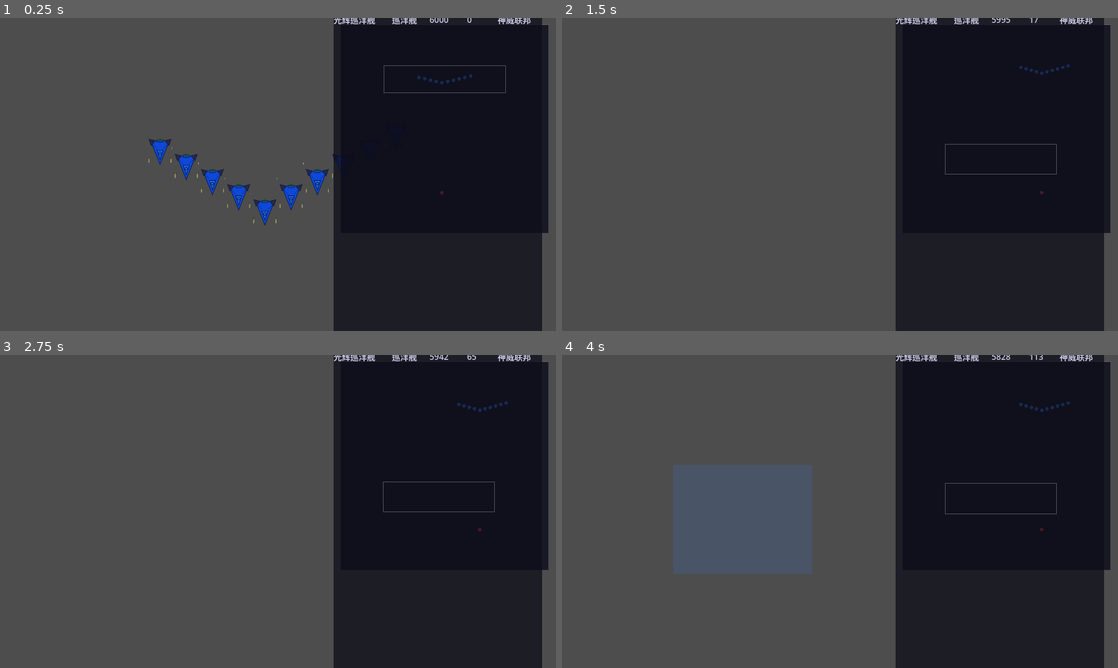
Above: before the commit, frames 1-4 (two rows, left to right).
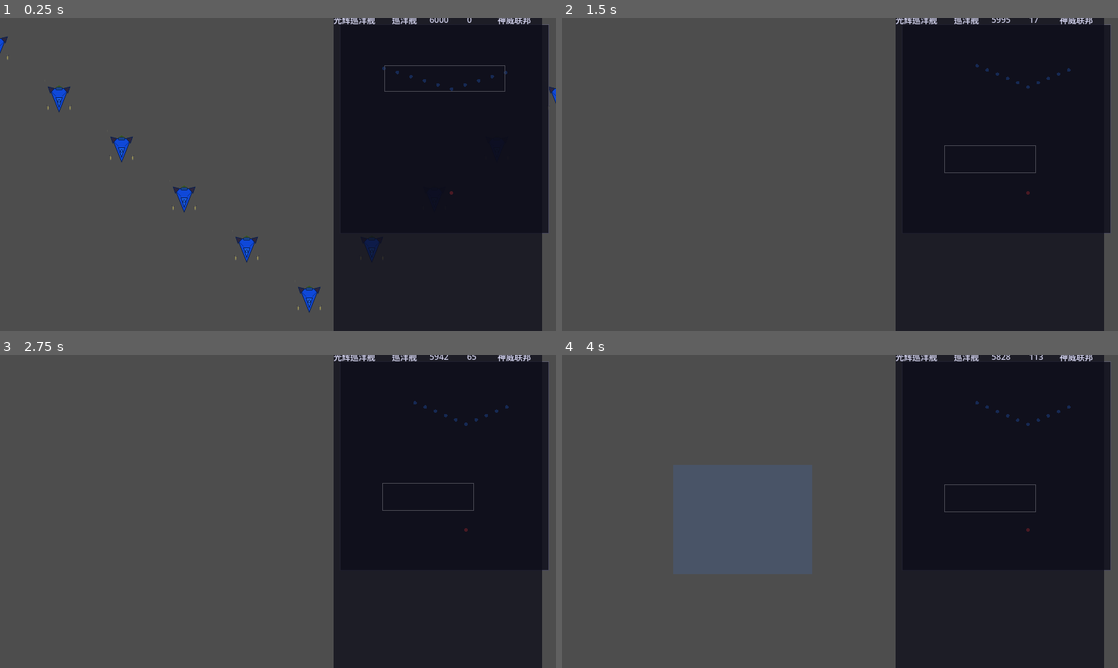
Above: after the commit, the same moments.

Repository: ZhanXuzhao/SpaceRTS
Game: Godot game, scene res://scenes/main.tscn
The game is run twice, just before and just after one commit, with the same random seed, the same clock (stepped at 60 frames per second) and the same inputs.
Inputs (mouse positions are in pixels of both pictures, inside the frame that each line leads up to):
- Up to frame 1 (0.25 s): no input
- Up to frame 2 (1.5 s): click (1001, 21) at 0.52 s; tap Enter at 1.25 s; move the mouse to (962, 158) at 1.27 s; hold W from 1.28 s (still down); tap R at 1.35 s; click (962, 158) at 1.42 s
- Up to frame 3 (2.75 s): release W at 2 s; tap Space at 2 s; drag from (166, 527) to (250, 574) at 2.02 s
- Up to frame 4 (4 s): move the mouse to (895, 442) at 2.77 s; hold W 2.78-3.5 s; tap H at 2.85 s; drag from (812, 574) to (673, 464) at 3.52 s

The runs differ from the first frame. In frame 1, 2.5% of the frame differs, in the area x 0-100%, y 5-94%; in frame 2, 0.3%; in frame 3, 0.3%; in frame 4, 0.3%.

Commit message:
统一初始化阵型与移动阵型逻辑

Diff:
--- a/scripts/main.gd
+++ b/scripts/main.gd
@@ -693,8 +693,35 @@
 
 const FORMATION_BASE_SPACING := 200.0
 
+## 计算 V 字阵型偏移量（相对于顶点）
+## sizes: 按尺寸降序排列的 _size_mult 数组
+## forward: V 字尖端指向方向
+## spacing: 基础间距
+## 返回与 sizes 顺序对应的偏移数组，[0] 在顶点
+static func _calc_v_formation_offsets(sizes: Array, forward: Vector2, spacing: float) -> Array[Vector2]:
+	var right := Vector2(forward.y, -forward.x)
+	var count = sizes.size()
+	var offsets: Array[Vector2] = []
+	offsets.append(Vector2.ZERO)  # 顶点（最大船）
+
+	var idx := 1
+	while idx < count:
+		var layer := (idx + 1) * 0.5  # 第几对，从 1 开始
+		var back = layer * spacing * 0.8
+		var spread = layer * spacing * 1.0
+		# 左翼
+		offsets.append(-forward * back - right * spread)
+		idx += 1
+		if idx < count:
+			# 右翼
+			offsets.append(-forward * back + right * spread)
+			idx += 1
+
+	return offsets
+
+
 func _calc_v_formation(units: Array, target_pos: Vector2) -> Array[Vector2]:
-	"""计算 V 字阵型
+	"""计算移动 V 字阵型
 	- 目标点 = 阵型顶点（最大船停在目标点）
 	- 方向 = 领队（最大船）当前位置 → 目标点的射线
 	- 按船型从大到小排布：大船居中靠前，小船展开两翼
@@ -719,7 +746,6 @@
 	var forward := (target_pos - leader.global_position).normalized()
 	if forward.length_squared() < 0.001:
 		forward = Vector2.RIGHT
-	var right := Vector2(forward.y, -forward.x)
 
 	# 平均尺寸决定基础间距
 	var avg_size := 0.0
@@ -728,28 +754,17 @@
 	avg_size /= count
 	var spacing := FORMATION_BASE_SPACING * avg_size
 
-	# 按尺寸从大到小排序（大船靠近顶点）
+	# 按尺寸从大到小排序
 	var sorted = valid.duplicate()
 	sorted.sort_custom(func(a, b): return a._size_mult > b._size_mult)
 
-	# 为排序后的单位计算偏移：第 0 个（领队）在顶点，其余展开 V 字
-	var sorted_offsets: Array[Vector2] = []
-	sorted_offsets.append(Vector2.ZERO)  # 领队 → 目标点（顶点）
-
-	var idx := 1
-	while idx < count:
-		var layer := (idx + 1) * 0.5  # 第几对，从 1 开始
-		var back = layer * spacing * 0.8
-		var spread = layer * spacing * 1.0
-		# 左翼
-		sorted_offsets.append(-forward * back - right * spread)
-		idx += 1
-		if idx < count:
-			# 右翼
-			sorted_offsets.append(-forward * back + right * spread)
-			idx += 1
-
-	# 将偏移量映射回原始入参顺序
+	# 提取尺寸数组计算偏移
+	var sorted_sizes: Array[float] = []
+	for u in sorted:
+		sorted_sizes.append(u._size_mult)
+	var sorted_offsets = _calc_v_formation_offsets(sorted_sizes, forward, spacing)
+
+	# 映射回原始入参顺序
 	var unit_to_offset: Dictionary = {}
 	for i in range(count):
 		unit_to_offset[sorted[i]] = sorted_offsets[i]
@@ -1061,9 +1076,6 @@
 		_follow_unit = null
 
 
-const V_SPREAD_ANGLE := 120.0       # V字翅膀展开角度（度）
-const SPRITE_BASE_SIZE := 64.0       # 飞船精灵基准尺寸（像素）
-
 ## 将配置字典解析为 ShipClass 列表，按尺寸降序排列（最大船排首位作为 V 字尖端）
 func _parse_fleet_config(config: Array) -> Array[Unit.ShipClass]:
 	## config = [随机数, 护卫舰数, 驱逐舰数, 巡洋舰数, 战列舰数]
@@ -1083,59 +1095,37 @@
 
 
 func _spawn_fleet(team: String, center_x: int, config: Array, center_y: float = 500.0, forward_dir: Vector2 = Vector2.RIGHT) -> void:
-	# 根据阵营名查找颜色（从 faction_team_names 反向查找索引）
+	# 根据阵营名查找颜色
 	var color = Color.WHITE
 	for i in faction_team_names.size():
 		if faction_team_names[i] == team:
 			color = faction_team_colors[i]
 			break
-	var y_center = center_y
-
-	# 解析配置并排序
+
+	# 解析配置（已按等级降序排列）
 	var ship_classes = _parse_fleet_config(config)
-
-	# V字翅膀方向
-	var half_angle = deg_to_rad(V_SPREAD_ANGLE / 2.0)
-	var backward = -forward_dir
-	var wing_up   = backward.rotated( half_angle)
-	var wing_down = backward.rotated(-half_angle)
-	var v_rotation = forward_dir.angle()
-
-	# 中心（V 字尖端）：最大的船
-	var center_sc = ship_classes[0]
-	var center_unit = _create_unit(team, center_sc, color)
-	center_unit.position = Vector2(center_x, y_center)
-	center_unit._body.rotation = v_rotation
-
-	# 其余船交替排列到两翼，已按大小排序（大的靠内自动成立）
-	var left_classes: Array[Unit.ShipClass] = []
-	var right_classes: Array[Unit.ShipClass] = []
-	var toggle := true
-	for i in range(1, ship_classes.size()):
-		if toggle:
-			left_classes.append(ship_classes[i])
-		else:
-			right_classes.append(ship_classes[i])
-		toggle = not toggle
-
-	# 间距 = 中心船尺寸 × 1.5
-	var center_size = pow(1.5, Unit._ship_class_tier(center_sc))
-	var spacing = center_size * 1.5 * SPRITE_BASE_SIZE
-
-	# 放置左翼
-	var prev_pos = center_unit.position
-	for sc in left_classes:
-		prev_pos = prev_pos + wing_up * spacing
-		var unit = _create_unit(team, sc, color)
-		unit.position = prev_pos
-		unit._body.rotation = v_rotation
-
-	# 放置右翼
-	prev_pos = center_unit.position
-	for sc in right_classes:
-		prev_pos = prev_pos + wing_down * spacing
-		var unit = _create_unit(team, sc, color)
-		unit.position = prev_pos
+	if ship_classes.size() == 0:
+		return
+
+	# 计算每艘船的尺寸和平均尺寸
+	var sizes: Array[float] = []
+	for sc in ship_classes:
+		sizes.append(pow(1.5, Unit._ship_class_tier(sc)))
+	var avg_size := 0.0
+	for s in sizes:
+		avg_size += s
+	avg_size /= sizes.size()
+
+	# 使用与移动阵型相同的 V 字算法
+	var forward = forward_dir
+	var spacing = FORMATION_BASE_SPACING * avg_size
+	var offsets = _calc_v_formation_offsets(sizes, forward, spacing)
+	var v_rotation = forward.angle()
+
+	var center_pos = Vector2(center_x, center_y)
+	for i in range(ship_classes.size()):
+		var unit = _create_unit(team, ship_classes[i], color)
+		unit.position = center_pos + offsets[i]
 		unit._body.rotation = v_rotation
 
 
